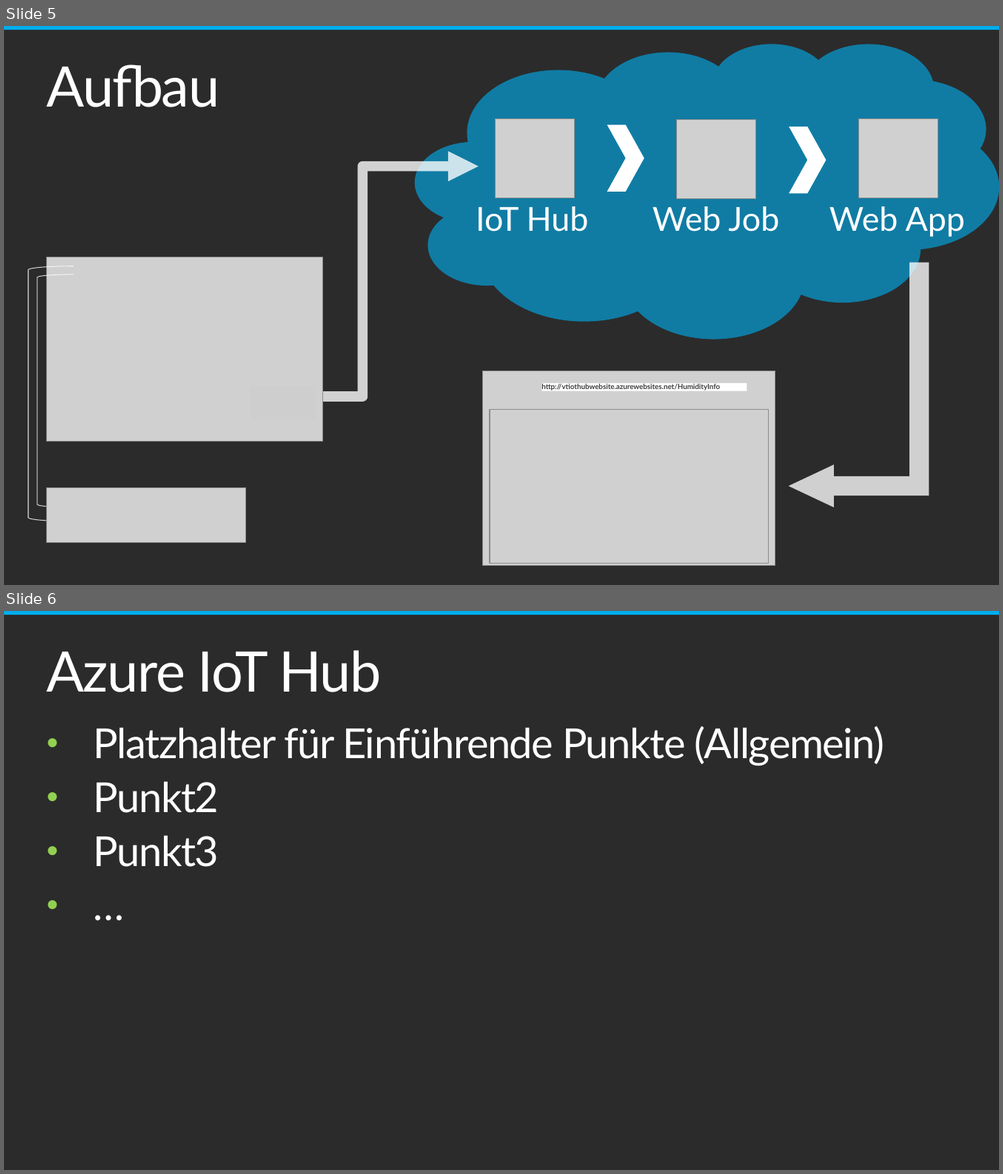
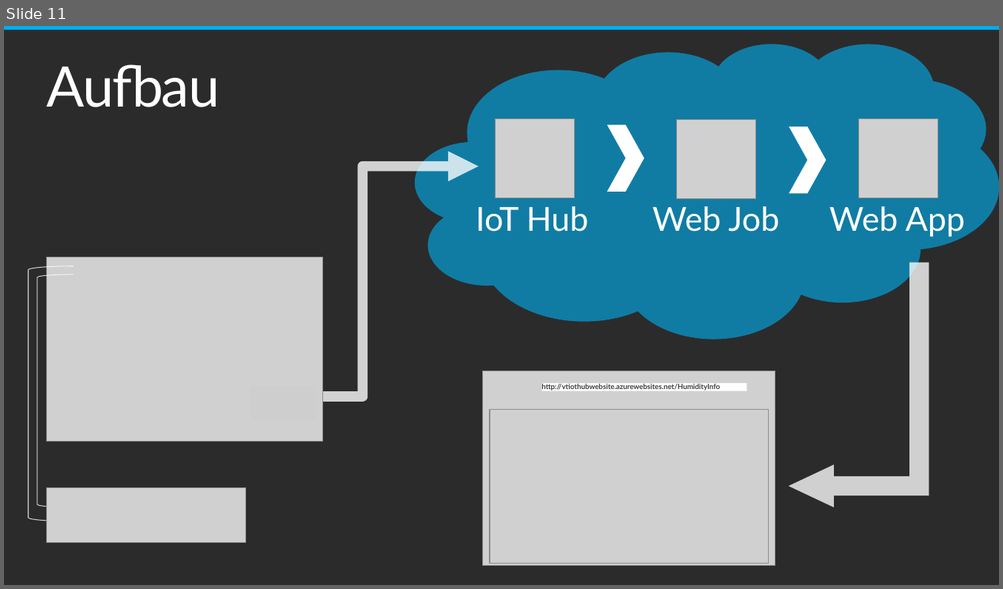
Before and after one commit to chriz239/VtIoTHub, a slide deck: Semesterprojekt_VT.pptx. Shown one above the other, each under a label of ours: slides 5 and 6 before the commit, slide 11 after it. The pictures are 1003x1174 and 1003x589 pixels, drawn with LibreOffice and Linux fonts; fonts in the diff are those of the drawing; grey boxes stand for pictures; background and template pictures are left out; a plain dark background stands for a picture behind light text. Boxes give left, top, right and bottom in pixels: in the first picture for what was removed or moved away, otherwise in the second. Text is boxed around its words. In the diff, an @@ line names an element or a change of style, - is before the commit and + after.

```diff
--- a/Semesterprojekt_VT.pptx
+++ b/Semesterprojekt_VT.pptx
@@ slide 6 removed at [4,611,999,1170], background picture (left out); not listed: 1 template element that a slide beside it also shows @@
@@ title removed at [46,650,381,692] @@
-Azure IoT Hub
@@ text removed at [94,726,884,867] @@
-• Platzhalter für Einführende Punkte (Allgemein)
-• Punkt2
-• Punkt3
-• …
@@ what was slide 5 is now slide 11 @@
```
Also in this commit, not shown: 2 slides changed, 11 slides added, 4 other slides removed.
